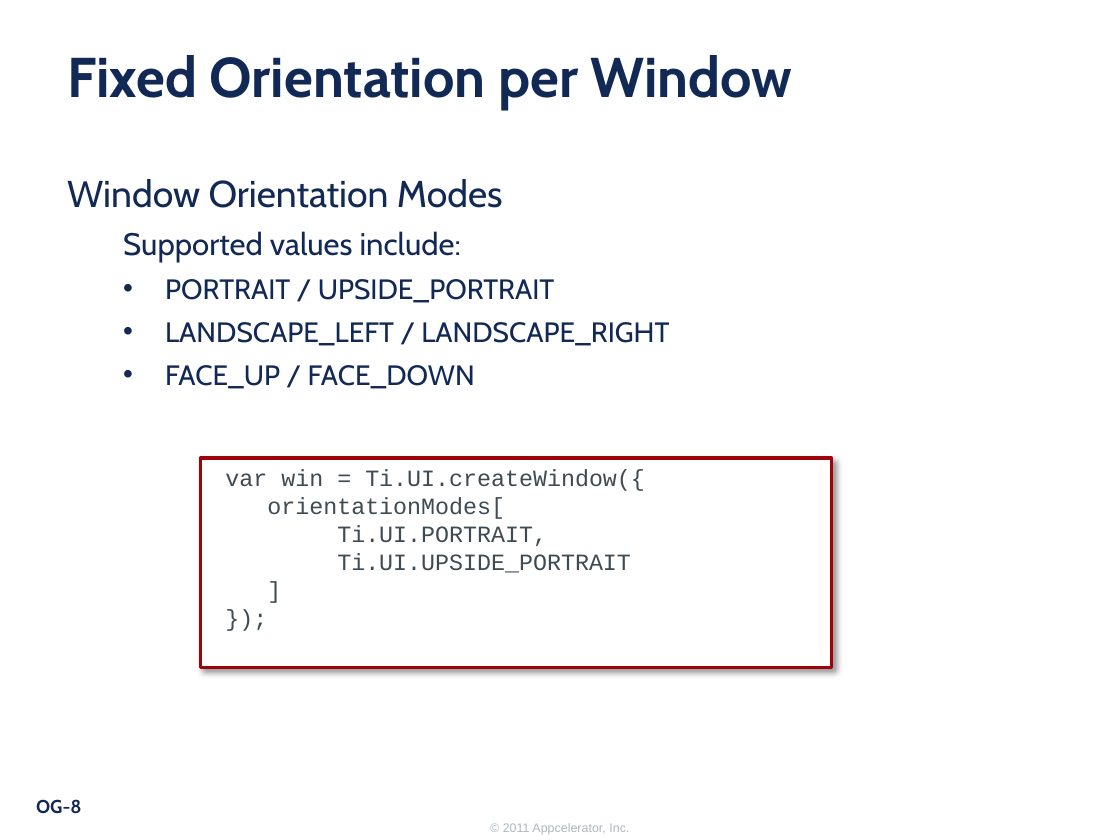
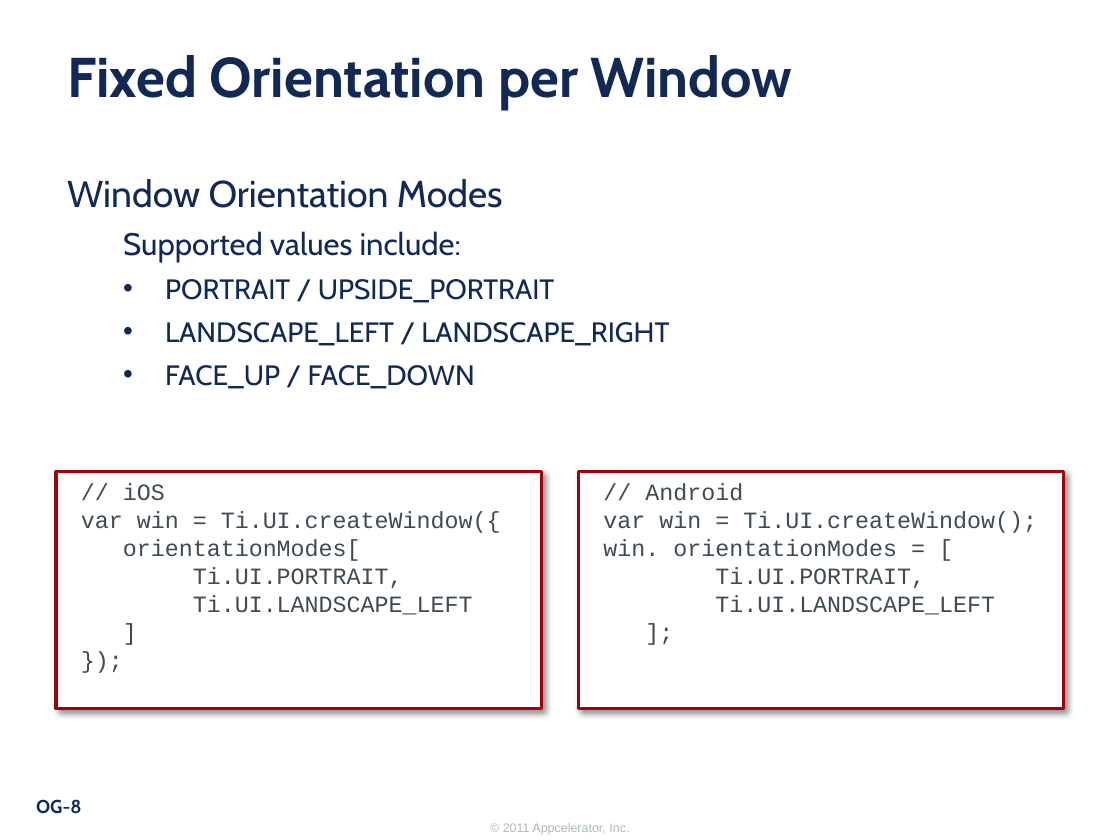
Before and after one commit to appcelerator-forks/appcelerator-training.tcmd_certification, a slide deck: slide 8 of 325.pptx. Drawn at 1120x840 pixels with LibreOffice and Linux fonts; fonts in the diff are those of the drawing; background and template pictures are left out. Boxes give left, top, right and bottom in pixels: in the first picture for what was removed or moved away, otherwise in the second. Text is boxed around its words. In the diff, an @@ line names an element or a change of style, - is before the commit and + after.

```diff
--- a/325.pptx
+++ b/325.pptx
@@ rectangle "// iOS" resized from (x1=200, y1=458, x2=831, y2=668) to (x1=56, y1=472, x2=541, y2=709) @@
@@ rectangle added at (x1=579, y1=472, x2=1064, y2=709), fill #FFFFFF, outline #9C030B 2 pt, 15 pt, text #3F4B53 @@
+// Android
+var win = Ti.UI.createWindow();
+win. orientationModes = [
+Ti.UI.PORTRAIT,
+Ti.UI.LANDSCAPE_LEFT
+];
@@ text in rectangle at (x1=123, y1=483, x2=165, y2=500): paragraph added @@
+// iOS
@@ text in rectangle at (x1=193, y1=595, x2=473, y2=615): text changed @@
-Ti.UI.UPSIDE_PORTRAIT
+Ti.UI.LANDSCAPE_LEFT
```
Also in this commit, not shown: 4 other files.
